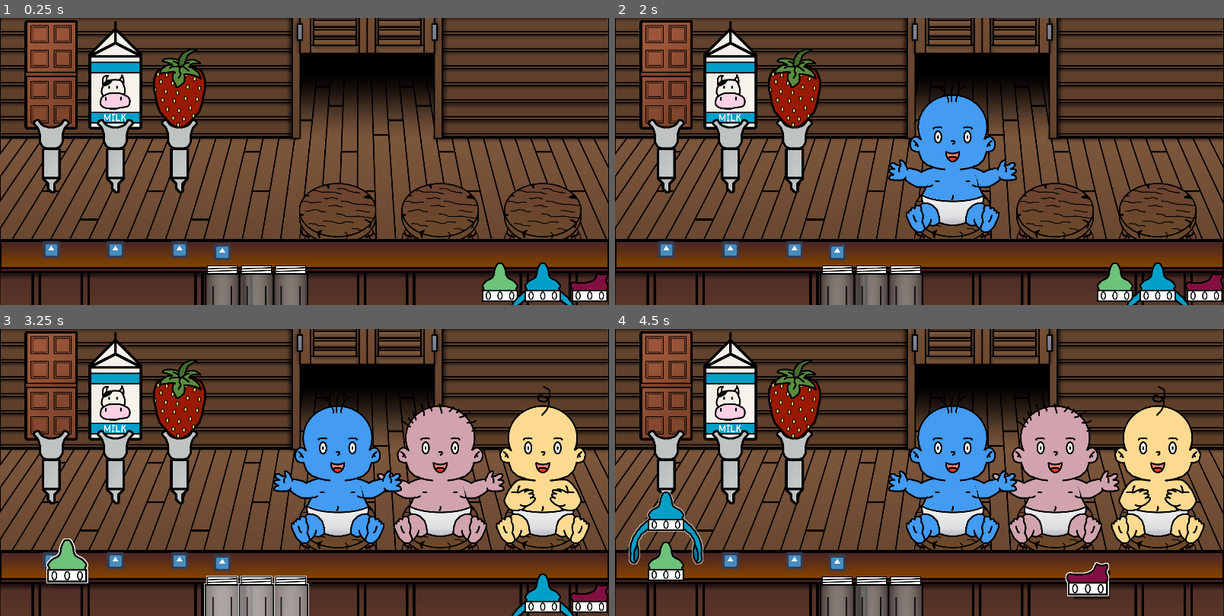
Above: before the commit, frames 1-4 (two rows, left to right).
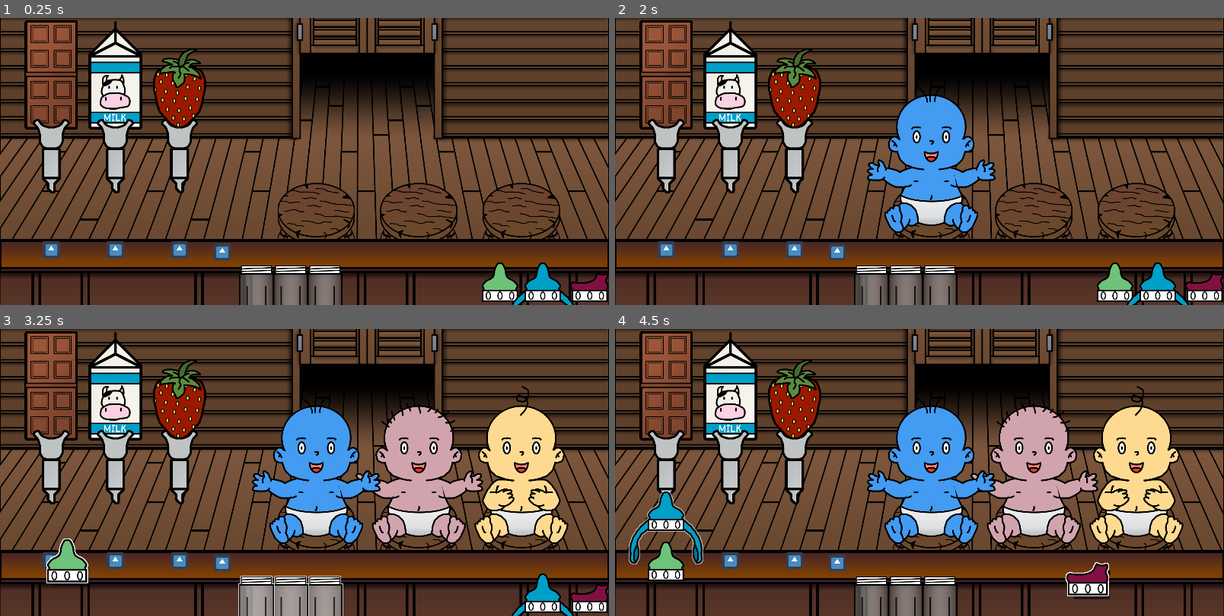
Above: after the commit, the same moments.

Repository: Gravedigger7789/little-willys-milk-bar
Game: Godot game, scene res://World.tscn
The game is run twice, just before and just after one commit, with the same random seed, the same clock (stepped at 60 frames per second) and the same inputs. The engine's default icon, where the game draws it, is replaced by a stand-in: a white triangle on a blue panel in a dark square.
Inputs (mouse positions are in pixels of both pictures, inside the frame that each line leads up to):
- Up to frame 1 (0.25 s): no input
- Up to frame 2 (2 s): tap Enter at 0.5 s; drag from (663, 86) to (663, 250) at 0.52 s; tap Space at 1.25 s; drag from (730, 86) to (663, 250) at 1.27 s
- Up to frame 3 (3.25 s): move the mouse to (176, 397) at 2.02 s; press the mouse at (176, 397) at 2.03 s; release the mouse at (176, 397) at 2.75 s; drag from (499, 593) to (48, 561) at 2.77 s
- Up to frame 4 (4.5 s): drag from (1157, 593) to (663, 509) at 3.52 s; drag from (1205, 593) to (663, 509) at 4.27 s

The runs differ from the first frame. In frame 1, 4.2% of the frame differs, in the area x 33-96%, y 57-100%; in frame 2, 8.7%; in frame 3, 17%, in the area x 33-97%, y 19-100%; in frame 4, 17%.

Commit message:
Working on bottle delivery

Diff:
--- a/World.tscn
+++ b/World.tscn
@@ -31,14 +31,14 @@
 
 [node name="Stools" type="Node2D" parent="Bar"]
 
-[node name="BabySpawner" parent="Bar/Stools" instance=ExtResource( 5 )]
-position = Vector2( 2032, 736 )
+[node name="BabySpawner" parent="Bar/Stools" instance=ExtResource( 9 )]
+position = Vector2( 1952, 736 )
 
-[node name="BabySpawner2" parent="Bar/Stools" instance=ExtResource( 5 )]
-position = Vector2( 1648, 736 )
+[node name="BabySpawner2" parent="Bar/Stools" instance=ExtResource( 9 )]
+position = Vector2( 1568, 736 )
 
-[node name="BabySpawner3" parent="Bar/Stools" instance=ExtResource( 5 )]
-position = Vector2( 1264, 736 )
+[node name="BabySpawner3" parent="Bar/Stools" instance=ExtResource( 9 )]
+position = Vector2( 1184, 736 )
 
 [node name="Babies" type="Node2D" parent="Bar"]
 
@@ -68,10 +68,10 @@
 [node name="Bottles" type="Node2D" parent="."]
 
 [node name="Bottle" parent="Bottles" instance=ExtResource( 1 )]
-position = Vector2( 1088, 1088 )
+position = Vector2( 1216, 1088 )
 
 [node name="Bottle2" parent="Bottles" instance=ExtResource( 1 )]
-position = Vector2( 832, 1088 )
+position = Vector2( 1088, 1088 )
 
 [node name="Bottle3" parent="Bottles" instance=ExtResource( 1 )]
 position = Vector2( 960, 1088 )
--- a/project.godot
+++ b/project.godot
@@ -58,6 +58,7 @@
 2d_physics/layer_2="Cap"
 2d_physics/layer_3="Coaster"
 2d_physics/layer_4="Tap"
+2d_physics/layer_5="Baby"
 
 [physics]
 
--- a/src/Characters/Baby.gd
+++ b/src/Characters/Baby.gd
@@ -87,3 +87,7 @@
 	else:
 		emit_signal("satisfied", happiness_level)
 		queue_free()
+
+
+func _on_Baby_area_entered(area: Area2D) -> void:
+	pass
--- a/src/Characters/Baby.tscn
+++ b/src/Characters/Baby.tscn
@@ -9,7 +9,12 @@
 [ext_resource path="res://assets/baby/baby-head.png" type="Texture" id=7]
 [ext_resource path="res://assets/baby/baby-legs.png" type="Texture" id=8]
 
-[node name="Baby" type="Node2D"]
+[sub_resource type="RectangleShape2D" id=1]
+extents = Vector2( 175, 512 )
+
+[node name="Baby" type="Area2D"]
+collision_layer = 16
+monitorable = false
 script = ExtResource( 5 )
 
 [node name="Body" type="Sprite" parent="."]
@@ -39,4 +44,8 @@
 [node name="SitPosition" type="Position2D" parent="."]
 position = Vector2( 0, 224 )
 
+[node name="CollisionShape2D" type="CollisionShape2D" parent="."]
+shape = SubResource( 1 )
+
+[connection signal="area_entered" from="." to="." method="_on_Baby_area_entered"]
 [connection signal="timeout" from="HappyTimer" to="." method="_on_HappyTimer_timeout"]
--- a/src/Controls/LaunchBar.gd
+++ b/src/Controls/LaunchBar.gd
@@ -1,6 +1,6 @@
 extends Control
 
-signal activated
+signal activated(strength)
 
 export(Gradient) var gradient
 export(int) var bar_fill_speed := 100
--- a/src/Objects/Bottle.gd
+++ b/src/Objects/Bottle.gd
@@ -6,12 +6,14 @@
 
 var current_fill := 0.0
 var milk_type_max := -50.0
+var closed := false
 
 onready var top_snap_position: Position2D = $TopSnapPosition
 onready var milk: Sprite = $BackBufferCopy/Milk
 onready var animation_player: AnimationPlayer = $AnimationPlayer
 onready var milk_move_distance = milk.position.y - sprite.position.y
 onready var milk_type: Sprite = $BackBufferCopy/MilkType
+onready var collision_shape_2d: CollisionShape2D = $CollisionShape2D
 
 
 func _on_Draggable_put_down(area: Area2D) -> void:
@@ -19,6 +21,7 @@
 	area.get_parent().remove_child(area)
 	area.get_node("CollisionShape2D").disabled = true
 	sprite.add_child(area)
+	closed = true
 
 #func _on_Draggable_picked_up(area: Area2D) -> void:
 #	area.position = area.global_position
@@ -42,3 +45,18 @@
 		current_fill = (milk_move_distance - milk.position.y) / milk_move_distance
 		milk.position.y = max(milk.position.y - value, sprite.position.y)
 		animation_player.play("Fill")
+
+
+func push(distance: Vector2, strength: float) -> void:
+		collision_shape_2d.disabled = true
+		var tween := create_tween().set_trans(Tween.TRANS_SINE).set_ease(Tween.EASE_OUT)
+		# warning-ignore:return_value_discarded
+		tween.tween_property(self, "position", position + distance, strength)
+		var _connected = tween.connect("finished", self, "_on_Bottle_Finish_Push")
+		animation_player.play("Fill")
+
+func _on_Bottle_Finish_Push() -> void:
+	if closed:
+		print("success")
+	else:
+		print("broken")
--- a/src/Objects/Bottle.tscn
+++ b/src/Objects/Bottle.tscn
@@ -36,6 +36,33 @@
 [sub_resource type="RectangleShape2D" id=2]
 resource_local_to_scene = true
 extents = Vector2( 66, 157 )
+
+[sub_resource type="Animation" id=9]
+resource_name = "Broken"
+tracks/0/type = "value"
+tracks/0/path = NodePath(".:rotation_degrees")
+tracks/0/interp = 1
+tracks/0/loop_wrap = true
+tracks/0/imported = false
+tracks/0/enabled = true
+tracks/0/keys = {
+"times": PoolRealArray( 0, 1 ),
+"transitions": PoolRealArray( 1, 1 ),
+"update": 0,
+"values": [ 0.0, -90.0 ]
+}
+tracks/1/type = "value"
+tracks/1/path = NodePath(".:position")
+tracks/1/interp = 1
+tracks/1/loop_wrap = true
+tracks/1/imported = false
+tracks/1/enabled = true
+tracks/1/keys = {
+"times": PoolRealArray( 0, 1 ),
+"transitions": PoolRealArray( 1, 1 ),
+"update": 0,
+"values": [ Vector2( 0, 0 ), Vector2( 0, 152 ) ]
+}
 
 [sub_resource type="Animation" id=3]
 resource_name = "Fill"
@@ -127,5 +154,7 @@
 position = Vector2( 0, -128 )
 
 [node name="AnimationPlayer" type="AnimationPlayer" parent="." index="6"]
+autoplay = "RESET"
+anims/Broken = SubResource( 9 )
 anims/Fill = SubResource( 3 )
 anims/RESET = SubResource( 4 )
--- a/src/Objects/BottleLauncher.gd
+++ b/src/Objects/BottleLauncher.gd
@@ -1,8 +1,11 @@
 extends Coaster
 
-var launch_bar_offset = 64
+var launch_bar_offset := 64
+var launch_distance := Vector2(1375, 0)
+var bottle: Area2D = null
 
 onready var launch_bar: Control = $LaunchBar
+onready var launch_button: TextureButton = $LaunchButton
 
 
 func _ready() -> void:
@@ -11,11 +14,27 @@
 
 func _on_Draggable_put_down(area: Area2D) -> void:
 	._on_Draggable_put_down(area)
+	bottle = area
 #	area.get_node("CollisionShape2D").disabled = true
 	var sprite_height = area.sprite.texture.get_height() * area.sprite.scale.y
 	launch_bar.rect_position.y = -(launch_bar_offset + sprite_height)
 	launch_bar.toggle(true)
+	launch_button.visible = true
 
 
-func _on_Draggable_picked_up(_area: Area2D) -> void:
+func _on_Draggable_picked_up(area: Area2D) -> void:
+	if bottle == area:
+		bottle = null
 	launch_bar.toggle(false)
+	launch_button.visible = false
+
+
+func _on_LaunchButton_pressed() -> void:
+	launch_bar.stop()
+
+
+func _on_LaunchBar_activated(strength: float) -> void:
+	if bottle.has_method("push"):
+		var launch_position = launch_distance * strength
+		var launch_strength = max(2.0 * (1 - strength), 0.5)
+		bottle.push(launch_position, launch_strength)
--- a/src/Objects/BottleLauncher.tscn
+++ b/src/Objects/BottleLauncher.tscn
@@ -1,9 +1,10 @@
-[gd_scene load_steps=8 format=2]
+[gd_scene load_steps=9 format=2]
 
 [ext_resource path="res://src/Objects/Coaster.tscn" type="PackedScene" id=1]
 [ext_resource path="res://src/Objects/BottleLauncher.gd" type="Script" id=2]
 [ext_resource path="res://src/Shaders/Outline.gdshader" type="Shader" id=3]
 [ext_resource path="res://src/Controls/LaunchBar.tscn" type="PackedScene" id=4]
+[ext_resource path="res://icon.png" type="Texture" id=5]
 
 [sub_resource type="ShaderMaterial" id=1]
 resource_local_to_scene = true
@@ -34,3 +35,17 @@
 margin_bottom = -128.0
 gradient = SubResource( 2 )
 bar_fill_speed = 25
+
+[node name="LaunchButton" type="TextureButton" parent="." index="4"]
+visible = false
+margin_left = -32.0
+margin_top = 96.0
+margin_right = 32.0
+margin_bottom = 160.0
+mouse_filter = 1
+mouse_default_cursor_shape = 2
+action_mode = 0
+texture_normal = ExtResource( 5 )
+
+[connection signal="activated" from="LaunchBar" to="." method="_on_LaunchBar_activated"]
+[connection signal="pressed" from="LaunchButton" to="." method="_on_LaunchButton_pressed"]
Not shown: 1 places in World.tscn that only renumber resources
Not shown: 1 places in src/Characters/Baby.tscn that only renumber resources
Not shown: 1 places in src/Objects/Bottle.tscn that only renumber resources
